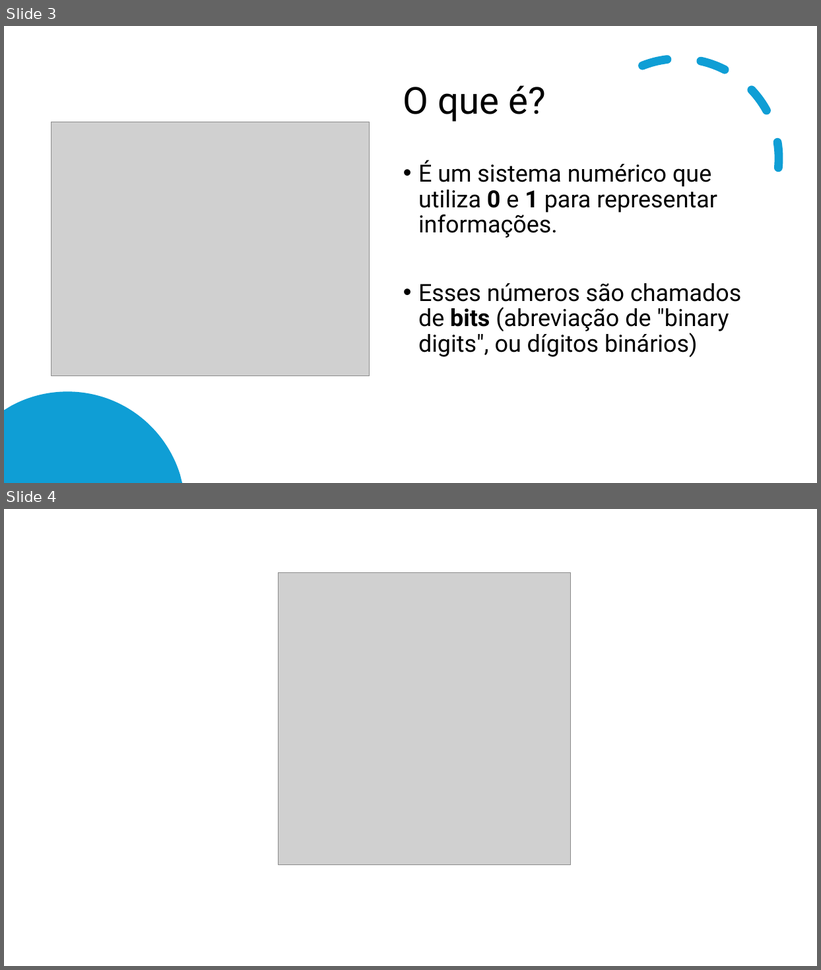
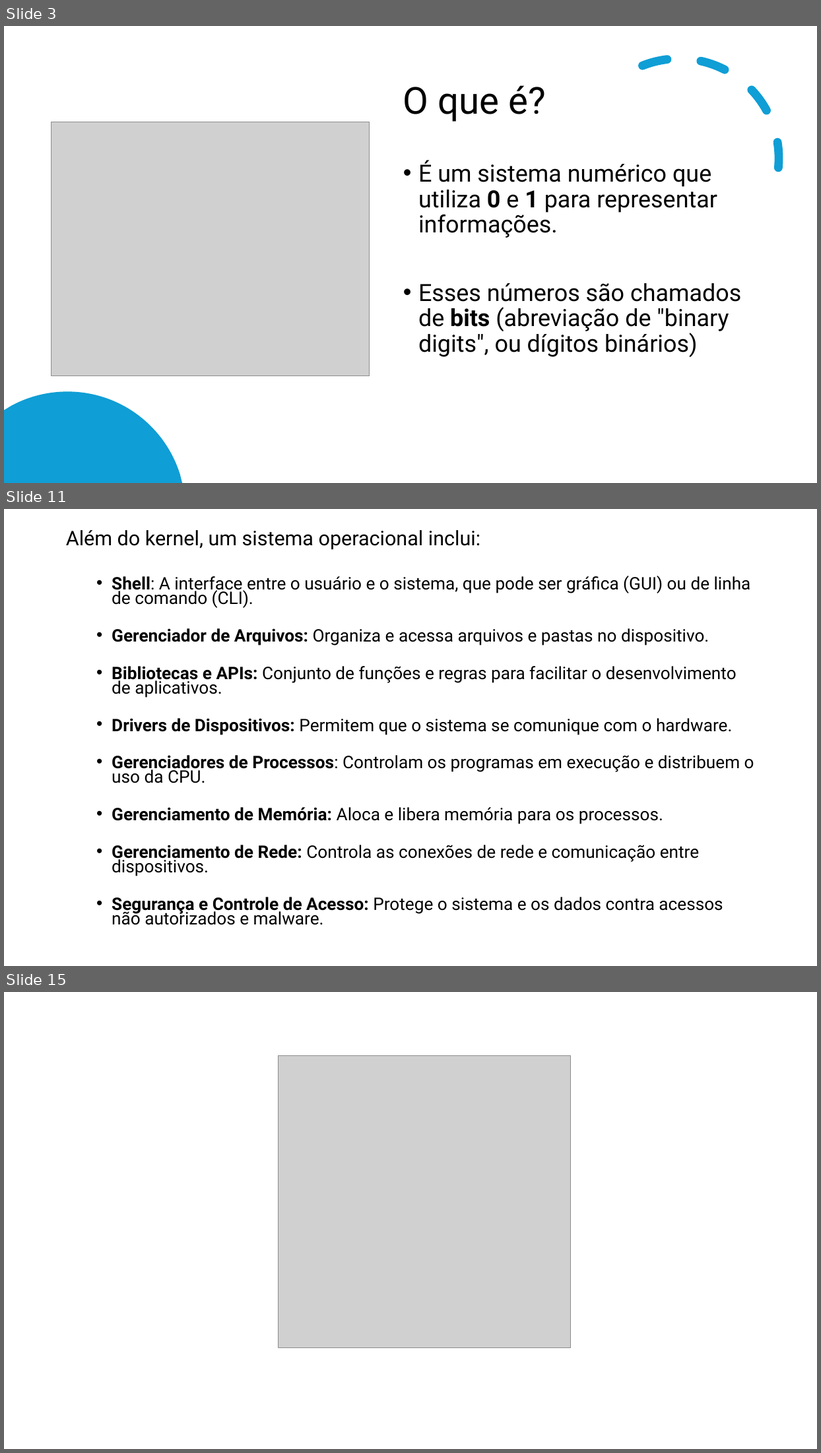
Before and after one commit to CleitonDsd/1-MOD-DS_2024, a slide deck: 1_Fundamentos/0_Conceitos_Tecnologia_Informacao/01_Binarios_Software_Hardware.pptx. Shown one above the other, each under a label of ours: slides 3 and 4 before the commit, slides 3, 11 and 15 after it; the slides between them are not shown. The pictures are 821x970 and 821x1453 pixels, drawn with LibreOffice and Linux fonts; fonts in the diff are those of the drawing; grey boxes stand for pictures. Boxes give left, top, right and bottom in pixels: in the first picture for what was removed or moved away, otherwise in the second. Text is boxed around its words. In the diff, an @@ line names an element or a change of style, - is before the commit and + after.

```diff
--- a/1_Fundamentos/0_Conceitos_Tecnologia_Informacao/01_Binarios_Software_Hardware.pptx
+++ b/1_Fundamentos/0_Conceitos_Tecnologia_Informacao/01_Binarios_Software_Hardware.pptx
@@ slide 11 added at box(4, 509, 817, 966), background #FFFFFF @@
@@ text added at box(66, 530, 754, 925), 20.4 pt, text #000000 @@
+Além do kernel, um sistema operacional inclui:
+  • Shell: A interface entre o usuário e o sistema, que pode ser gráfica (GUI) ou de linha de comando (CLI).
+  • Gerenciador de Arquivos: Organiza e acessa arquivos e pastas no dispositivo.
+  • Bibliotecas e APIs: Conjunto de funções e regras para facilitar o desenvolvimento de aplicativos.
+  • Drivers de Dispositivos: Permitem que o sistema se comunique com o hardware.
+  • Gerenciadores de Processos: Controlam os programas em execução e distribuem o uso da CPU.
+  • Gerenciamento de Memória: Aloca e libera memória para os processos.
+  • Gerenciamento de Rede: Controla as conexões de rede e comunicação entre dispositivos.
+  • Segurança e Controle de Acesso: Protege o sistema e os dados contra acessos não autorizados e malware.
@@ what was slide 4 is now slide 15 @@
```
Also in this commit, not shown: 10 other slides added, 4 other files.
